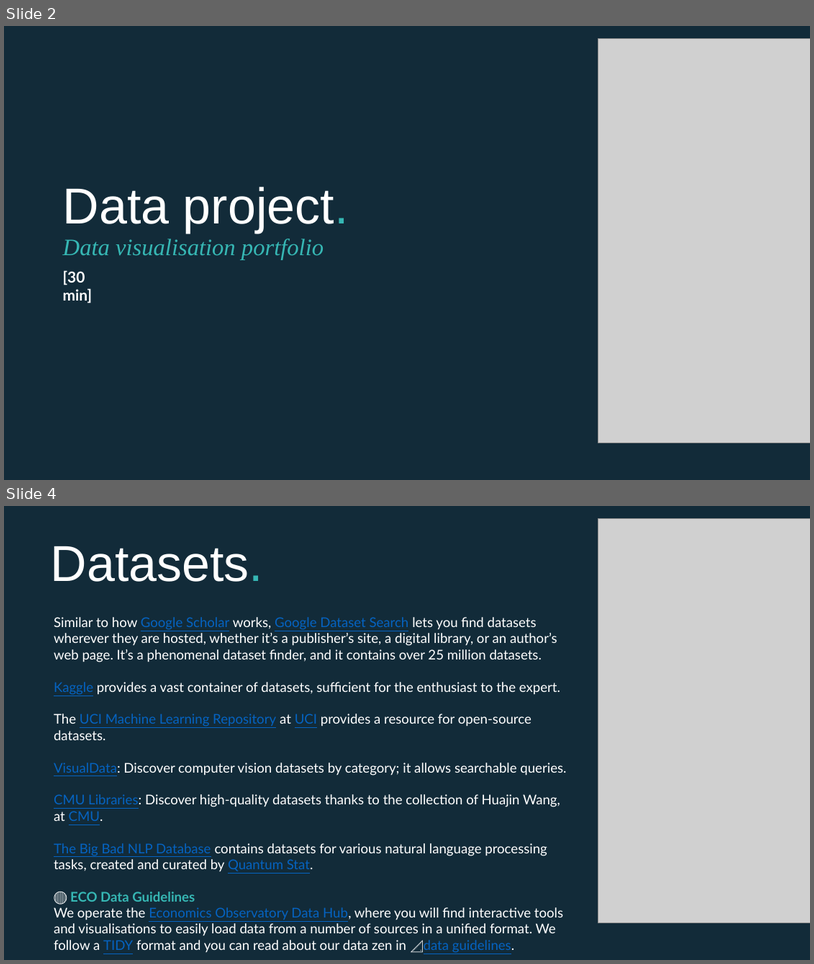
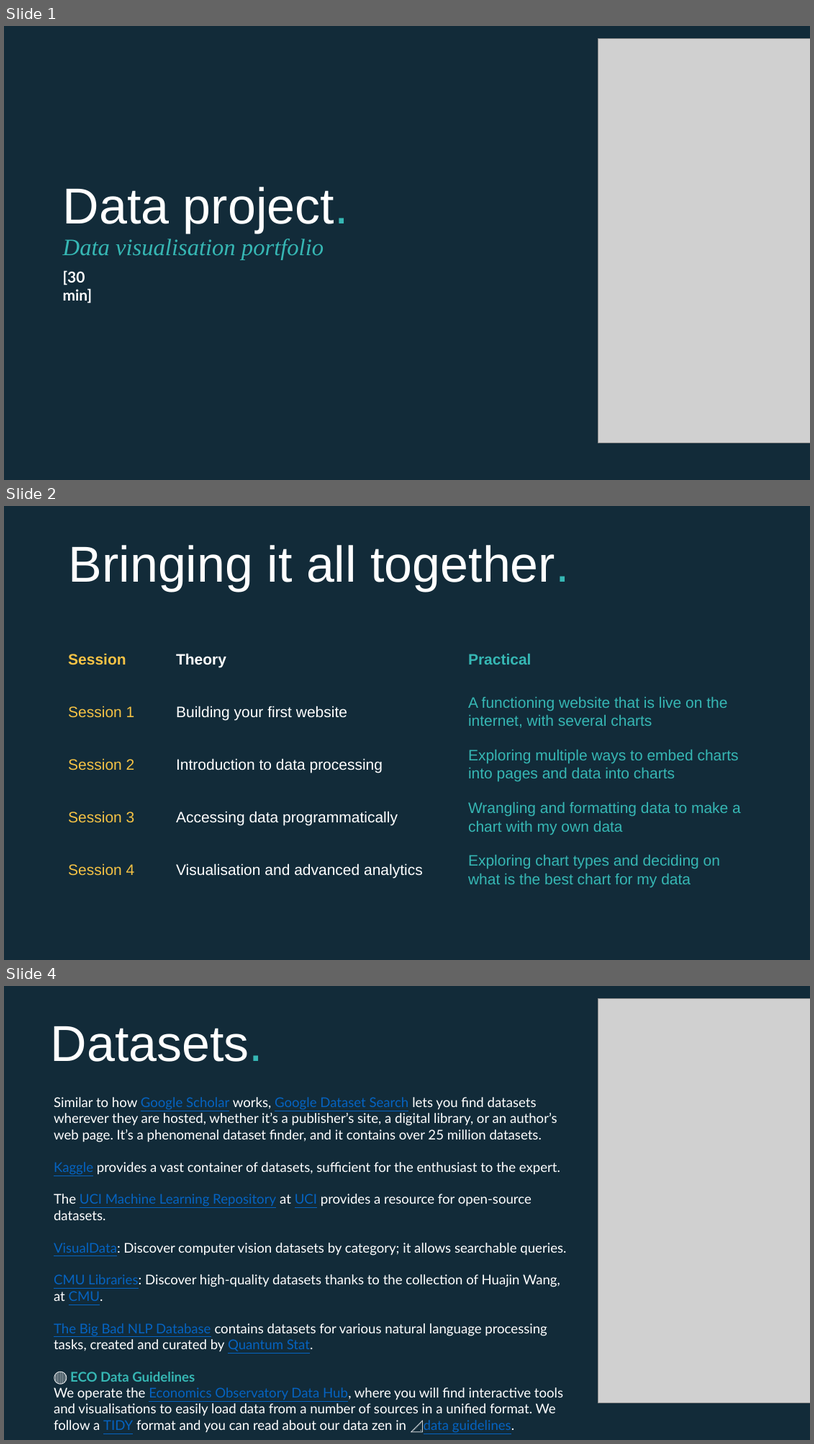
Before and after one commit to FM-ds/courses, a slide deck: data/DSPP_Project.pptx. Shown one above the other, each under a label of ours: slides 2 and 4 before the commit, slides 1, 2 and 4 after it; the slides between them are not shown. The pictures are 814x964 and 814x1444 pixels, drawn with LibreOffice and Linux fonts; fonts in the diff are those of the drawing; grey boxes stand for pictures. Boxes give left, top, right and bottom in pixels: in the first picture for what was removed or moved away, otherwise in the second. Text is boxed around its words. In the diff, an @@ line names an element or a change of style, - is before the commit and + after.

```diff
--- a/data/DSPP_Project.pptx
+++ b/data/DSPP_Project.pptx
@@ slide 2 added at (4, 506, 810, 960), background #122B39 @@
@@ title added at (69, 545, 570, 591), 60 pt, text #FFFFFF @@
+Bringing it all together.
@@ table added at (66, 633, 750, 896), 5 rows, 3 columns @@
+Session | Theory | Practical
+Session 1 | Building your first website | A functioning website that is live on the internet, with several charts
+Session 2 | Introduction to data processing | Exploring multiple ways to embed charts into pages and data into charts
+Session 3 | Accessing data programmatically | Wrangling and formatting data to make a chart with my own data
+Session 4 | Visualisation and advanced analytics | Exploring chart types and deciding on what is the best chart for my data
@@ what was slide 2 is now slide 1 @@
```
Also in this commit, not shown: 1 other slide added, 1 slide removed.
